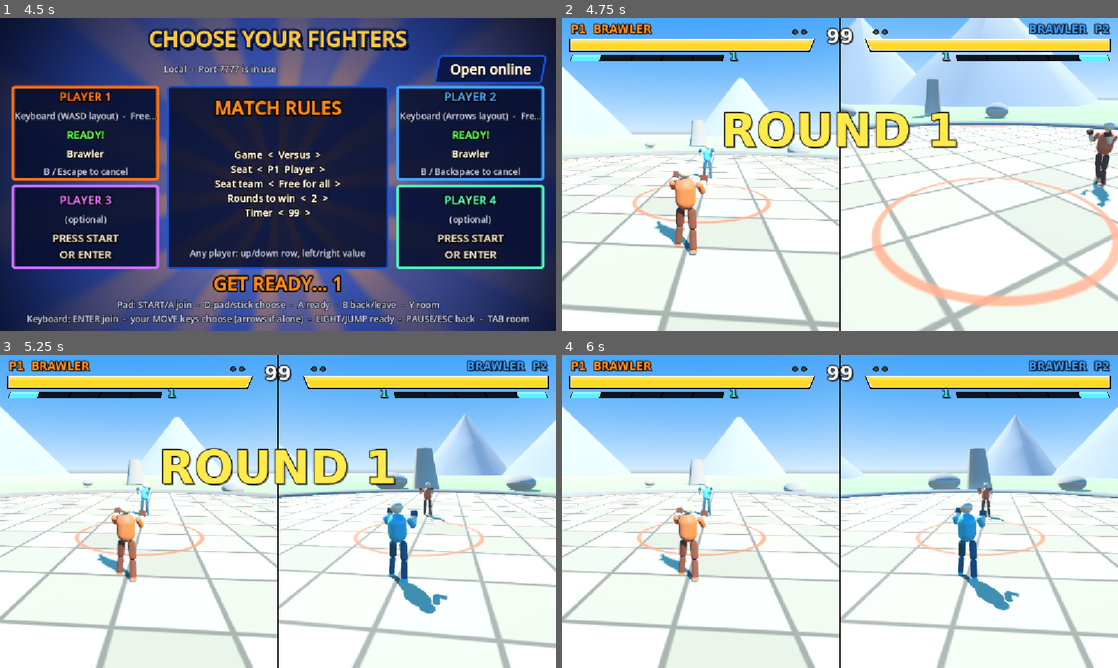
Above: before the commit, frames 1-4 (two rows, left to right).
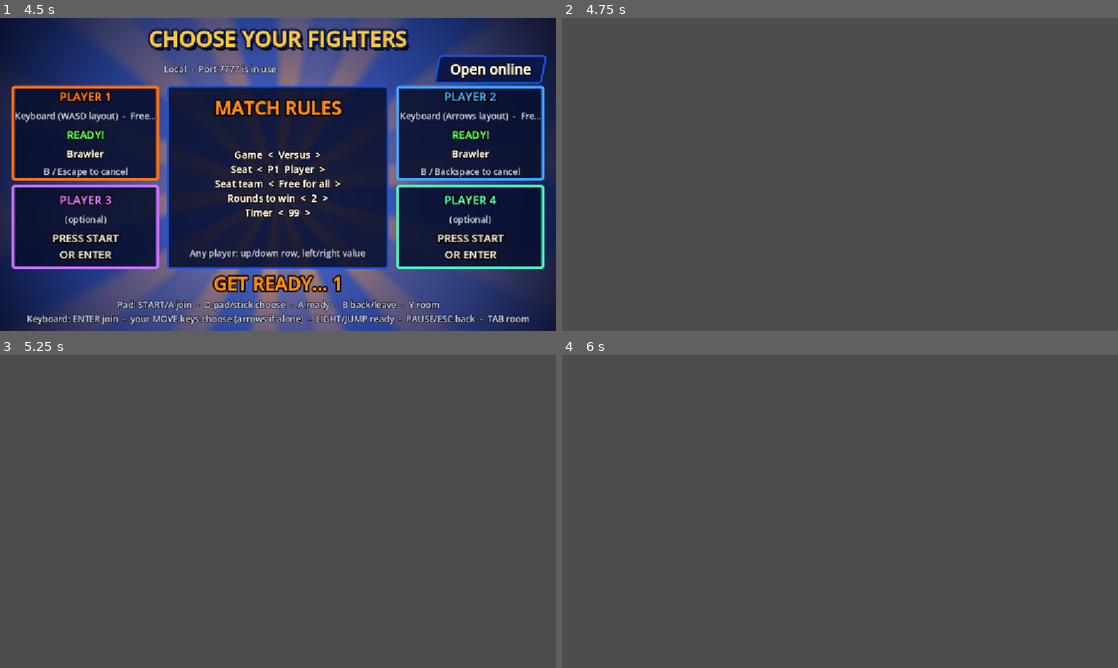
Above: after the commit, the same moments.

Repository: joallace/god-hand-tenkaichi
Game: Godot game, scene res://scenes/menus/main_menu.tscn
Two runs of this game, one before a commit and one after it. Both use one fixed random seed, a clock stepped at 60 frames per second and the inputs below.
Inputs (mouse positions are in pixels of both pictures, inside the frame that each line leads up to):
- Up to frame 1 (4.5 s): click "Play" at 0.5 s; tap Enter (ui_accept) at 1.25, 1.52, 3.02, 3.5, 4.25 s; move the mouse to (400, 158) at 1.27 s; hold Right (ui_right) 1.28-2 s; tap Backspace at 1.35 s; click (400, 158) at 1.42 s; tap Shift at 1.55, 2.85 s; click "Open online" at 2 s; tap A at 2.75 s; move the mouse to (166, 190) at 2.77 s; hold Down (ui_down) 2.78-3.53 s; tap Keypad Enter at 3.05, 3.6 s; move the mouse to (333, 105) at 3.52 s; hold Right (ui_right) 3.53-4.28 s; tap K at 3.8, 4.35 s; move the mouse to (250, 237) at 4.27 s; hold Up (ui_up) from 4.28 s (still down); click (250, 237) at 4.42 s
- Up to frame 2 (4.75 s): keep holding Up (ui_up); tap Enter (ui_accept) at 4.52 s; tap E at 4.55 s
- Up to frame 3 (5.25 s): move the mouse to (444, 558) at 5.02 s; release Up (ui_up) at 5.03 s; hold Left (ui_left) from 5.03 s (still down); tap E at 5.1 s
- Up to frame 4 (6 s): keep holding Left (ui_left); tap Enter (ui_accept) at 5.27 s; tap Backspace at 5.3, 5.85 s; move the mouse to (673, 464) at 5.77 s

Frame 1 is identical in both runs. In frame 2, 100% of the frame differs, in the area x 0-100%, y 0-100%; in frame 3, 100%; in frame 4, 100%.
Error after the commit: Parse Error: Invalid operands for bit shifting. Only positive operands are supported. in operator <<. (res://core/input/local_device_input.gd:15)

Commit message:
Dash on forward double tap; neutral special = super 2, forward = super 1
LocalDeviceInput emits DASH when forward is tapped twice within
InputTuning.dash_tap_window_frames (keyboard and pad); DASH is now an
unbound shortcut by default (was L3 / Shift / KP Enter). Controls saves
v2 still load but drop their DASH binding. Specials: neutral CHARGE +
HEAVY / SPECIAL fires super2 (beam), forward fires super1 (rush); CPU,
tests and control hints updated.

Co-Authored-By: Claude Opus 5.5 <noreply@anthropic.com>

Diff:
--- a/core/input/bindings_store.gd
+++ b/core/input/bindings_store.gd
@@ -13,15 +13,20 @@
 ##
 ## Defaults follow Budokai Tenkaichi: GUARD also teleports/vanishes when timed,
 ## CHARGE + HEAVY is the special, HEAVY at range is a ki blast (see Fighter).
-## BLAST / SPECIAL / TELEPORT are optional dedicated shortcuts, unbound ({})
-## by default. THROW (RB) grabs through guard; TAUNT (RT) taunts for ki;
+## BLAST / SPECIAL / TELEPORT / DASH are optional dedicated shortcuts, unbound
+## ({}) by default; forward tapped twice dashes (LocalDeviceInput). THROW (RB) grabs through guard; TAUNT (RT) taunts for ki;
 ## TARGET (LB) cycles / locks the target among several enemies.
 
 signal changed(slot: int)
 
 const SAVE_PATH := "user://controls.cfg"
 ## Bump when the defaults change incompatibly; older saves are discarded.
-const SAVE_VERSION := 2
+const SAVE_VERSION := 3
+## Oldest save still loaded; saves older than SAVE_VERSION drop the actions
+## in DROPPED_SINCE whose default changed after they were written.
+const MIN_SAVE_VERSION := 2
+## Version -> actions whose saved binding is ignored in older saves.
+const DROPPED_SINCE := {3: ["DASH"]}
 const SLOT_COUNT := 2
 
 enum Kind { PAD, KEYBOARD }
@@ -46,7 +51,7 @@
 	"CHARGE": {"t": "axis", "i": JOY_AXIS_TRIGGER_LEFT, "s": 1},
 	"SPECIAL": {},
 	"TELEPORT": {},
-	"DASH": {"t": "btn", "i": JOY_BUTTON_LEFT_STICK},
+	"DASH": {},
 	"PAUSE": {"t": "btn", "i": JOY_BUTTON_START},
 	"THROW": {"t": "btn", "i": JOY_BUTTON_RIGHT_SHOULDER},
 	"TAUNT": {"t": "axis", "i": JOY_AXIS_TRIGGER_RIGHT, "s": 1},
@@ -63,7 +68,7 @@
 		"BLAST": {}, "JUMP": {"t": "key", "i": KEY_K},
 		"GUARD": {"t": "key", "i": KEY_L}, "CHARGE": {"t": "key", "i": KEY_U},
 		"SPECIAL": {}, "TELEPORT": {},
-		"DASH": {"t": "key", "i": KEY_SHIFT}, "PAUSE": {"t": "key", "i": KEY_ESCAPE},
+		"DASH": {}, "PAUSE": {"t": "key", "i": KEY_ESCAPE},
 		"THROW": {"t": "key", "i": KEY_O}, "TAUNT": {"t": "key", "i": KEY_Y},
 		"TARGET": {"t": "key", "i": KEY_Q},
 	},
@@ -76,7 +81,7 @@
 		"BLAST": {}, "JUMP": {"t": "key", "i": KEY_KP_0},
 		"GUARD": {"t": "key", "i": KEY_KP_3}, "CHARGE": {"t": "key", "i": KEY_KP_7},
 		"SPECIAL": {}, "TELEPORT": {},
-		"DASH": {"t": "key", "i": KEY_KP_ENTER}, "PAUSE": {"t": "key", "i": KEY_BACKSPACE},
+		"DASH": {}, "PAUSE": {"t": "key", "i": KEY_BACKSPACE},
 		"THROW": {"t": "key", "i": KEY_KP_9}, "TAUNT": {"t": "key", "i": KEY_KP_ADD},
 		"TARGET": {"t": "key", "i": KEY_KP_SUBTRACT},
 	},
@@ -167,8 +172,13 @@
 	var cfg := ConfigFile.new()
 	if cfg.load(SAVE_PATH) != OK:
 		return
-	if cfg.get_value("meta", "version", 1) < SAVE_VERSION:
+	var version: int = cfg.get_value("meta", "version", 1)
+	if version < MIN_SAVE_VERSION:
 		return  # saved against old defaults; start fresh
+	var dropped: Array = []
+	for v: int in DROPPED_SINCE:
+		if version < v:
+			dropped.append_array(DROPPED_SINCE[v])
 	# Saved keys overlay the defaults, so actions added after the file was
 	# written (e.g. TARGET) keep their default binding.
 	for slot in SLOT_COUNT:
@@ -177,6 +187,8 @@
 			if not cfg.has_section(section):
 				continue
 			for action in cfg.get_section_keys(section):
+				if action in dropped:
+					continue
 				var b = cfg.get_value(section, action)
 				if b is Dictionary:
 					_maps[slot][kind][action] = b
--- a/core/input/local_device_input.gd
+++ b/core/input/local_device_input.gd
@@ -4,6 +4,7 @@
 ## rebindable profile of `slot` from the Bindings autoload.
 ##
 ## Gamepad: left stick / d-pad = move, right stick flick = dodge.
+## Both: forward tapped twice = DASH (see InputTuning.dash_tap_*).
 ## Stick "up" maps to +Y = toward the opponent (cameras sit behind the fighter
 ## looking at the opponent, so screen-up and fighter-forward agree).
 
@@ -11,8 +12,13 @@
 var kind: int  # Bindings.Kind
 var device_id: int
 
+const NO_TAP := -1 << 30
+
 var _dodge_armed := true
 var _prev_dodge_keys := 0
+## Forward double tap: armed once forward was let go, tick of the first tap.
+var _fwd_armed := true
+var _fwd_tap_tick := NO_TAP
 
 
 func _init(p_slot: int, p_kind: int, p_device_id: int = -1) -> void:
@@ -21,7 +27,7 @@
 	device_id = p_device_id
 
 
-func _sample(_tick: int) -> InputFrame:
+func _sample(tick: int) -> InputFrame:
 	var t: InputTuning = Tuning.input
 	var f := InputFrame.new()
 
@@ -34,7 +40,26 @@
 		_sample_pad(f, t)
 	else:
 		_sample_keyboard(f, t)
+	if _forward_double_tap(f, tick, t):
+		f.held |= InputFrame.Btn.DASH
 	return f
+
+
+## True on the tick forward is pressed for the second time within
+## dash_tap_window_frames (press to press); a pair consumes both taps.
+func _forward_double_tap(f: InputFrame, tick: int, t: InputTuning) -> bool:
+	var y := f.move().y
+	if not _fwd_armed:
+		_fwd_armed = y <= t.dash_tap_rearm
+		return false
+	if y < t.dash_tap_threshold:
+		return false
+	_fwd_armed = false
+	if tick - _fwd_tap_tick <= t.dash_tap_window_frames:
+		_fwd_tap_tick = NO_TAP
+		return true
+	_fwd_tap_tick = tick
+	return false
 
 
 func _sample_pad(f: InputFrame, t: InputTuning) -> void:
@@ -99,3 +124,5 @@
 	super.reset()
 	_dodge_armed = true
 	_prev_dodge_keys = 0
+	_fwd_armed = true
+	_fwd_tap_tick = NO_TAP
--- a/core/tuning/input_tuning.gd
+++ b/core/tuning/input_tuning.gd
@@ -9,5 +9,12 @@
 @export_range(0.0, 0.9) var flick_rearm: float = 0.35
 ## Analog trigger value that counts as "pressed".
 @export_range(0.05, 1.0) var trigger_threshold: float = 0.5
+## Forward dash = forward (toward the target) tapped twice: the second tap
+## must start within this many frames of the first.
+@export_range(1, 60) var dash_tap_window_frames: int = 14
+## Left stick / keys toward the target past this count as a forward tap.
+@export_range(0.1, 1.0) var dash_tap_threshold: float = 0.6
+## Forward must fall back under this between the two taps.
+@export_range(0.0, 0.9) var dash_tap_rearm: float = 0.3
 ## Frames an input press stays buffered for the fighter state machine.
 @export_range(0, 20) var input_buffer_frames: int = 6
--- a/gameplay/ai/cpu_brain.gd
+++ b/gameplay/ai/cpu_brain.gd
@@ -711,7 +711,7 @@
 	var super_cost := t.super1_cost_bars * t.ki_bar_size
 	if landed and m.special_cancelable and me.ki >= super_cost and _roll(cfg.special_chance) \
 			and rng.randf() < cfg.super_cancel_share:
-		_link_special(m, 0.0 if rng.randf() < cfg.super_cancel_rush_share else 1.0)
+		_link_special(m, 1.0 if rng.randf() < cfg.super_cancel_rush_share else 0.0)
 		return
 	if _string_left > 0 and _cancels_with(m, B.LIGHT):
 		_string_left -= 1
@@ -877,11 +877,11 @@
 			var need := (roundi(_p(cfg.charge_target_bars)) * bar - me.ki) / t.ki_charge_per_frame
 			_hold(B.CHARGE, _clock, t.charge_windup_frames + maxi(ceili(need), 1))
 		&"beam":
-			_special(_clock, 1.0)
+			_special(_clock, 0.0)
 		&"ultimate":
 			_special(_clock, -1.0)
 		&"rush":
-			_special(_clock, 0.0)
+			_special(_clock, 1.0)
 		_:
 			_walk_for(Vector2(_strafe_sign(), 0.0))
 
@@ -909,7 +909,7 @@
 		else:
 			_tap(B.HEAVY, _clock, _rand_height_stick())
 	elif me.ki >= t.super1_cost_bars * t.ki_bar_size and _roll(cfg.special_chance) and rng.randf() < cfg.close_rush_share:
-		_special(_clock, 0.0)
+		_special(_clock, 1.0)
 	else:
 		_start_string(_clock)
 
--- a/gameplay/characters/character_def.gd
+++ b/gameplay/characters/character_def.gd
@@ -35,9 +35,9 @@
 ## Counter guard: forced counter attack after a stick-forward + LIGHT guard
 ## catches the first hit of a string.
 @export var counter: StringName = &""
+## Forward + SPECIAL (CHARGE + HEAVY).
+@export var super1: StringName = &""
 ## Neutral SPECIAL (CHARGE + HEAVY).
-@export var super1: StringName = &""
-## Forward + SPECIAL.
 @export var super2: StringName = &""
 ## Back + SPECIAL with a full gauge.
 @export var ultimate: StringName = &""
--- a/gameplay/fighter/fighter.gd
+++ b/gameplay/fighter/fighter.gd
@@ -107,7 +107,7 @@
 ## Budokai Tenkaichi button overloads (the BLAST / SPECIAL / TELEPORT buttons
 ## still work as optional dedicated shortcuts):
 ##   - HEAVY outside close_combat_range (from neutral) = ki blast.
-##   - CHARGE held + HEAVY = special: neutral = super1, forward = super2,
+##   - CHARGE held + HEAVY = special: neutral = super2, forward = super1,
 ##     back = ultimate.
 ##   - GUARD pressed at the right time = teleport / vanish: right after
 ##     landing a hit (offensive teleport), in hitstun (vanish escape), in a
@@ -1850,13 +1850,13 @@
 func _try_special() -> bool:
 	var y := _input.move().y
 	var t := tuning
-	var move_id := def.super1
-	var cost := t.super1_cost_bars
-	var kind := &"rush"
+	var move_id := def.super2
+	var cost := t.super2_cost_bars
+	var kind := &"beam"
 	if y > t.special_dir_threshold:
-		move_id = def.super2
-		cost = t.super2_cost_bars
-		kind = &"beam"
+		move_id = def.super1
+		cost = t.super1_cost_bars
+		kind = &"rush"
 	elif y < -t.special_dir_threshold:
 		move_id = def.ultimate
 		cost = t.ultimate_cost_bars
--- a/scenes/menus/controls_screen.gd
+++ b/scenes/menus/controls_screen.gd
@@ -34,7 +34,7 @@
 const ACTION_NAMES := {
 	"LIGHT": "Light Attack", "HEAVY": "Heavy Attack", "BLAST": "Ki Blast (shortcut)",
 	"JUMP": "Jump", "GUARD": "Guard / Teleport", "CHARGE": "Charge Ki / Special",
-	"SPECIAL": "Special (shortcut)", "TELEPORT": "Teleport (shortcut)", "DASH": "Dash",
+	"SPECIAL": "Special (shortcut)", "TELEPORT": "Teleport (shortcut)", "DASH": "Dash (shortcut)",
 	"PAUSE": "Pause", "THROW": "Throw", "TAUNT": "Taunt",
 	"TARGET": "Target / cycle lock",
 	"MOVE_FORWARD": "Move Forward", "MOVE_BACK": "Move Back",
@@ -51,7 +51,8 @@
 	["Ki Blast", "Heavy at range (also while jumping)"],
 	["Jump attacks", "Jump + Light / Heavy / Special"],
 	["Duck kick", "Heavy during a forward dodge (duck)"],
-	["Special", "Charge + Heavy  (+Fwd: Super 2, +Back: Ultimate)"],
+	["Dash", "Forward twice"],
+	["Special", "Charge + Heavy  (+Fwd: Super 1, +Back: Ultimate)"],
 	["Teleport", "Guard right after a hit / just before one"],
 	["Guard height", "Guard + Fwd: high, Back: low"],
 	["Counter stance", "Guard + Fwd + Light"],
--- a/tests/beam_test.gd
+++ b/tests/beam_test.gd
@@ -86,10 +86,10 @@
 	return cond.call()
 
 
-## P1 fires super 2 (forward + SPECIAL; `back` = ultimate); returns the beam
+## P1 fires super 2 (neutral SPECIAL; `back` = ultimate); returns the beam
 ## the tick it spawns.
 func _fire(d: MatchDirector, back: bool = false) -> Beam:
-	_src(d, 0).stick(0, 2, Vector2(0, -1 if back else 1)).press(0, B.SPECIAL)
+	_src(d, 0).stick(0, 2, Vector2(0, -1 if back else 0)).press(0, B.SPECIAL)
 	_run_until(d, func() -> bool: return not d.entities.is_empty(), 200)
 	return d.entities[0] as Beam if not d.entities.is_empty() else null
 
--- a/tests/charge_dash_test.gd
+++ b/tests/charge_dash_test.gd
@@ -14,6 +14,7 @@
 		_test_charge_windup, _test_charge_tap, _test_release_lag_blocks, _test_release_lag_guard,
 		_test_release_lag_dodge, _test_windup_special, _test_hit_interrupts_charge,
 		_test_dash_profile, _test_dash_attack_window, _test_dash_dodge, _test_dash_cooldown,
+		_test_double_tap_dash,
 		_test_round_trip_windup, _test_round_trip_cooldown,
 	]
 	for t in tests:
@@ -160,7 +161,7 @@
 	p1.ki = p1.ki_max()
 	_src(d, 0).press(0, B.CHARGE, 20).press(2, B.HEAVY)
 	_run(d, 4)
-	_check(p1.current_move() != null and p1.current_move().id == p1.def.super1,
+	_check(p1.current_move() != null and p1.current_move().id == p1.def.super2,
 		"CHARGE + HEAVY during the wind-up fires the special at once")
 
 
@@ -259,6 +260,44 @@
 	_check(p1.current_state_name() == &"dash", "dashes again after the cooldown")
 
 
+## Ticks on which LocalDeviceInput's forward double tap fires for forward
+## stick values `ys` (one per tick).
+func _double_taps(ys: Array) -> Array[int]:
+	var src := LocalDeviceInput.new(0, Bindings.Kind.KEYBOARD)
+	var fired: Array[int] = []
+	for tick in ys.size():
+		var f := InputFrame.new()
+		f.set_move(Vector2(0, ys[tick]))
+		if src._forward_double_tap(f, tick, Tuning.input):
+			fired.append(tick)
+	return fired
+
+
+func _test_double_tap_dash() -> void:
+	var t: InputTuning = Tuning.input
+	var gap := t.dash_tap_window_frames - 2
+	var quick: Array = []
+	quick.resize(gap)
+	quick.fill(0.0)
+	quick[0] = 1.0
+	quick[1] = 1.0
+	quick.append_array([1.0, 1.0, 1.0])
+	_check(_double_taps(quick) == [gap], "forward tapped twice fires DASH once, on the second tap")
+	var slow: Array = [1.0]
+	slow.resize(t.dash_tap_window_frames + 2)
+	slow.fill(0.0)
+	slow[0] = 1.0
+	slow.append(1.0)
+	_check(_double_taps(slow).is_empty(), "taps further apart than the window don't dash")
+	var held: Array = []
+	held.resize(40)
+	held.fill(1.0)
+	_check(_double_taps(held).is_empty(), "holding forward doesn't dash")
+	_check(_double_taps([1.0, 0.0, 1.0, 0.0, 1.0]) == [2], "a third tap starts a new pair")
+	_check(Bindings.DEFAULT_PAD["DASH"].is_empty() and Bindings.DEFAULT_KEYBOARD[0]["DASH"].is_empty(),
+		"DASH has no default button (double tap instead)")
+
+
 # --- save / load -------------------------------------------------------------
 
 func _round_trip(d: MatchDirector, ticks: int, label: String) -> void:
--- a/tests/combat_test.gd
+++ b/tests/combat_test.gd
@@ -510,7 +510,7 @@
 	var p1 := d.fighters[0]
 	var p2 := d.fighters[1]
 	p1.ki = p1.ki_max()
-	_src(d, 0).stick(0, 2, Vector2(0, 1)).press(0, B.SPECIAL)
+	_src(d, 0).press(0, B.SPECIAL)
 	_run(d, 2)
 	_check(is_equal_approx(p1.ki, p1.ki_max() - p1.tuning.super2_cost_bars * p1.tuning.ki_bar_size), "beam costs 2 bars")
 	_run(d, 30)
@@ -524,9 +524,9 @@
 	var d := _new_match(3.0)
 	var p1 := d.fighters[0]
 	p1.ki = p1.ki_max()
-	_src(d, 0).press(0, B.SPECIAL)
+	_src(d, 0).stick(0, 2, Vector2(0, 1)).press(0, B.SPECIAL)
 	var best := _max_combo(d, 0, 120)
-	_check(_last_event(&"super_start").get("kind") == &"rush", "neutral SPECIAL starts the rush super")
+	_check(_last_event(&"super_start").get("kind") == &"rush", "forward SPECIAL starts the rush super")
 	_check(best >= 5, "rush plays its auto combo (combo %d)" % best)
 
 
@@ -576,7 +576,7 @@
 
 
 func _test_charge_heavy_special() -> void:
-	var cases := [[Vector2.ZERO, &"rush"], [Vector2(0, 1), &"beam"], [Vector2(0, -1), &"ultimate"]]
+	var cases := [[Vector2.ZERO, &"beam"], [Vector2(0, 1), &"rush"], [Vector2(0, -1), &"ultimate"]]
 	for c: Array in cases:
 		var d := _new_match(6.0)
 		var p1 := d.fighters[0]
@@ -591,7 +591,7 @@
 	d.fighters[0].ki = d.fighters[0].ki_max()
 	_src(d, 0).press(0, B.CHARGE, 5).press(0, B.HEAVY)
 	_run(d, 3)
-	_check(_last_event(&"super_start").get("kind") == &"rush", "CHARGE + HEAVY on the same frame")
+	_check(_last_event(&"super_start").get("kind") == &"beam", "CHARGE + HEAVY on the same frame")
 
 
 func _test_guard_teleport() -> void:
@@ -695,8 +695,8 @@
 	var p1 := d.fighters[0]
 	var p2 := d.fighters[1]
 	p1.ki = p1.ki_max()
-	_src(d, 0).press(0, B.JUMP).press(6, B.CHARGE, 4).stick(6, 10, Vector2(0, 1)).press(8, B.HEAVY)
-	_check(_run_until(d, func() -> bool: return _move_id(p1) == &"brawler_beam", 12), "jump + CHARGE + fwd HEAVY = air beam")
+	_src(d, 0).press(0, B.JUMP).press(6, B.CHARGE, 4).press(8, B.HEAVY)
+	_check(_run_until(d, func() -> bool: return _move_id(p1) == &"brawler_beam", 12), "jump + CHARGE + HEAVY = air beam")
 	var y0 := p1.global_position.y
 	_check(_run_until(d, func() -> bool: return not d.entities.is_empty(), 30), "air beam fires")
 	var beam := d.entities[0] as Beam
@@ -706,11 +706,11 @@
 	_check(_event_count(&"hit", 1) >= 3, "air beam hits the grounded opponent (%d hits)" % _event_count(&"hit", 1))
 	_check(_run_until(d, func() -> bool: return p1.global_position.y == 0.0 and p1.current_move() == null, 200),
 		"lands after the air beam")
-	# Rush: SPECIAL in the air dives in and plays its auto combo.
+	# Rush: forward + SPECIAL in the air dives in and plays its auto combo.
 	d = _new_match(3.0)
 	p1 = d.fighters[0]
 	p1.ki = p1.ki_max()
-	_src(d, 0).press(0, B.JUMP).press(8, B.SPECIAL)
+	_src(d, 0).press(0, B.JUMP).stick(8, 10, Vector2(0, 1)).press(8, B.SPECIAL)
 	var best := _max_combo(d, 0, 140)
 	_check(_last_event(&"super_start").get("kind") == &"rush", "SPECIAL in the air starts the rush")
 	_check(best >= 5, "air rush dives in and combos (combo %d)" % best)
--- a/tests/rollback_test.gd
+++ b/tests/rollback_test.gd
@@ -93,9 +93,9 @@
 	return d.entities.filter(func(e: SimEntity) -> bool: return e.spawn_type() == type).size()
 
 
-## P1 fires a beam (SPECIAL + stick up), P2 throws ki blasts meanwhile.
+## P1 fires a beam (neutral SPECIAL), P2 throws ki blasts meanwhile.
 func _script_projectiles(d: MatchDirector) -> void:
-	_src(d, 0).stick(0, 2, Vector2(0, 1)).press(0, B.SPECIAL)
+	_src(d, 0).press(0, B.SPECIAL)
 	_src(d, 1).press(1, B.BLAST)
 
 
--- a/tests/teams_test.gd
+++ b/tests/teams_test.gd
@@ -358,7 +358,7 @@
 	var d := _new_match([0, 1, 1, 1])
 	_place(d, [Vector3(0, 0, 6), Vector3(0, 0, 3), Vector3(0, 0, 1), Vector3(0, 0, -1)])
 	d.fighters[0].ki = d.fighters[0].ki_max()
-	_src(d, 0).stick(2, 4, Vector2(0, 1)).press(2, B.SPECIAL)
+	_src(d, 0).press(2, B.SPECIAL)
 	_run(d, 150)
 	var all := _hurt(d.fighters[1]) and _hurt(d.fighters[2]) and _hurt(d.fighters[3])
 	_check(all, "beam pierces three enemies in a line (hp %.1f / %.1f / %.1f)" % [
--- a/tools/generate_moves.gd
+++ b/tools/generate_moves.gd
@@ -266,7 +266,7 @@
 		"damage": 120.0, "hitstun": 40, "knockback": Vector3(0, 8.0, 9.0), "knockdown": true,
 		"is_heavy": true, "hitstop": 14, "hitbox_offset": Vector3(0, 1.3, 0.85),
 	}))
-	# --- Super 2: beam (forward + SPECIAL) -----------------------------------------
+	# --- Super 2: beam (neutral SPECIAL) ------------------------------------------
 	var beam_hit := _mk({}, {
 		# Head grows out at 25 m/s (full 18 m in ~43 f, mid range in ~20 f),
 		# bending up to 1.5 deg/f toward the target until 4 m from it; 72 f
--- a/ui/how_to_play_panel.gd
+++ b/ui/how_to_play_panel.gd
@@ -16,12 +16,12 @@
 	["Guard (Fwd: high, Back: low)", "B", "L"],
 	["Teleport (timed guard)", "B on hit / just before one", "L"],
 	["Charge Ki", "LT (hold)", "U"],
-	["Special (Fwd: Super 2, Back: Ultimate)", "LT + Y", "U + I"],
+	["Special (Fwd: Super 1, Back: Ultimate)", "LT + Y", "U + I"],
 	["Throw (break: guard)", "RB", "O"],
 	["Taunt (gains ki)", "RT", "Y"],
 	["Target / cycle lock", "LB", "Q"],
 	["Revive a downed ally (co-op)", "Hold RT near them", "Hold Y near them"],
-	["Dash", "L3", "Shift"],
+	["Dash", "Left Stick forward twice", "W W"],
 	["Pause", "Start", "Esc"],
 ]
 
